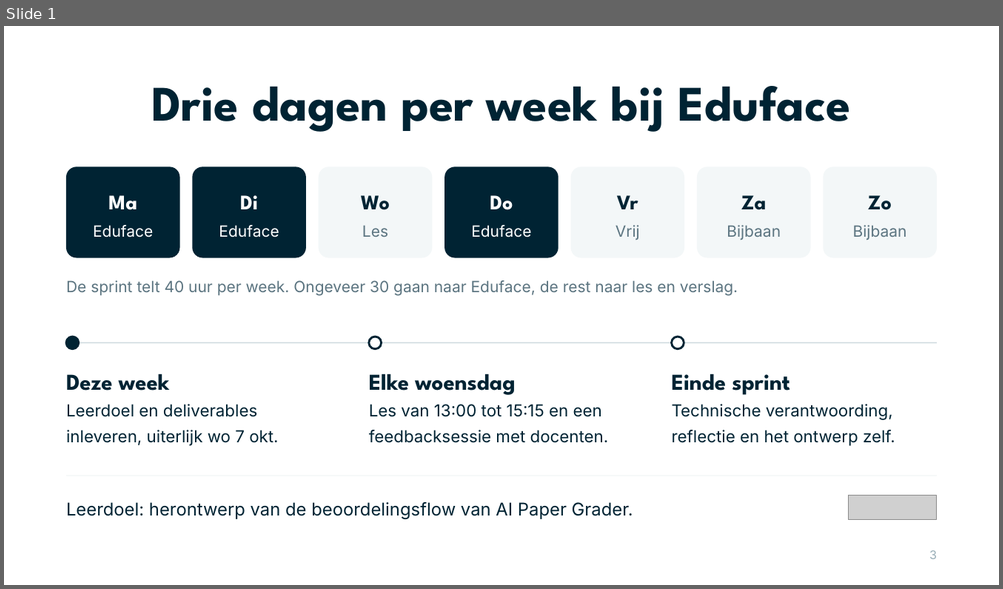
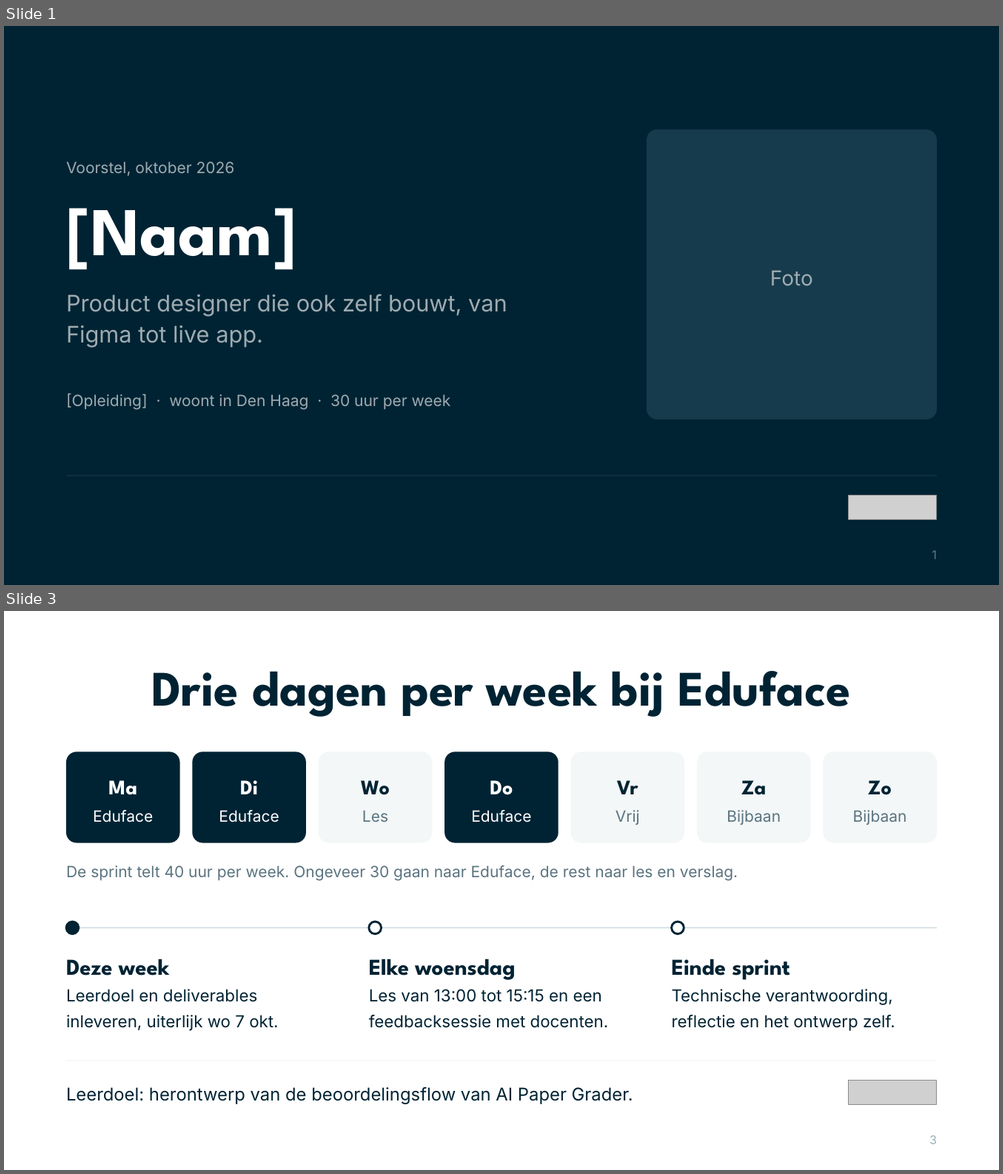
Before and after one commit to Dante-Eduface/Claude, a slide deck: Platform/designer-sprint/deck/designer-voorstellen-bewerkbaar.pptx. Shown one above the other, each under a label of ours: slide 1 before the commit, slides 1 and 3 after it; the slides between them are not shown. The pictures are 1003x589 and 1003x1174 pixels, drawn with LibreOffice and Linux fonts; fonts in the diff are those of the drawing; grey boxes stand for pictures. Boxes give left, top, right and bottom in pixels: in the first picture for what was removed or moved away, otherwise in the second. Text is boxed around its words. In the diff, an @@ line names an element or a change of style, - is before the commit and + after.

```diff
--- a/Platform/designer-sprint/deck/designer-voorstellen-bewerkbaar.pptx
+++ b/Platform/designer-sprint/deck/designer-voorstellen-bewerkbaar.pptx
@@ slide 1 added at <box>4,26,999,585</box>, background #FFFFFF @@
@@ rectangle added at <box>4,26,999,585</box>, fill #002333 @@
@@ rounded rectangle added at <box>646,130,936,420</box>, fill #163B4C @@
@@ text added at <box>66,161,235,176</box>, 15 pt, text #9EABB1 @@
+Voorstel, oktober 2026
@@ text added at <box>66,208,297,270</box>, 66 pt, text #FFFFFF, bold @@
+[Naam]
@@ text added at <box>770,270,813,286</box>, 20 pt, text #9EABB1 @@
+Foto
@@ text added at <box>66,294,507,348</box>, 22 pt, text #9EABB1 @@
+Product designer die ook zelf bouwt, van Figma tot live app.
@@ text added at <box>66,394,451,410</box>, 15 pt, text #9EABB1 @@
+[Opleiding] · woont in Den Haag · 30 uur per week
@@ rectangle added at <box>66,476,936,477</box>, fill #24475A @@
@@ picture added at <box>848,496,936,520</box> @@
@@ text added at <box>931,551,936,560</box>, 11.5 pt, text #5E7A88 @@
+1
@@ what was slide 1 is now slide 3 @@
```
Also in this commit, not shown: 3 other slides added, 15 other files.
